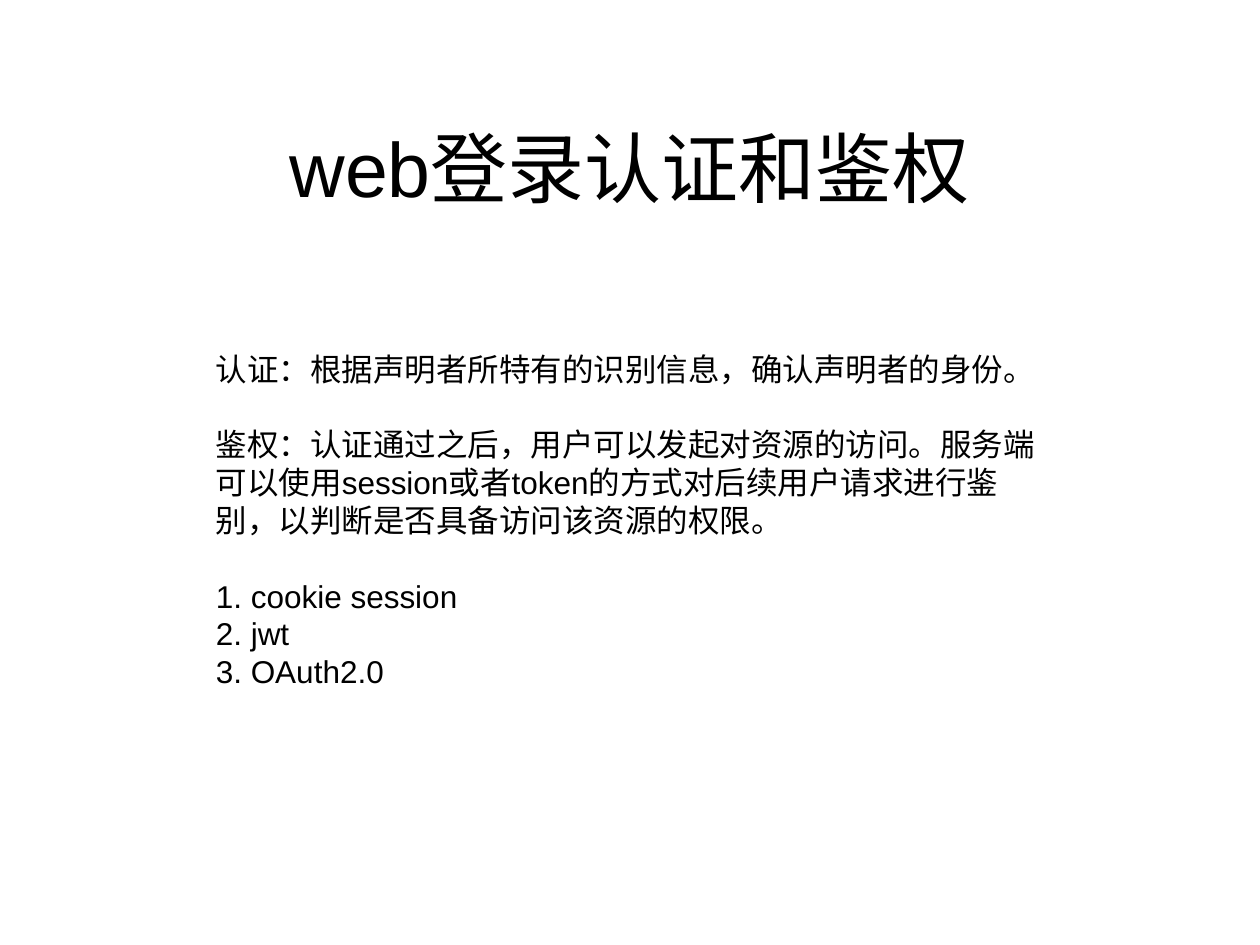
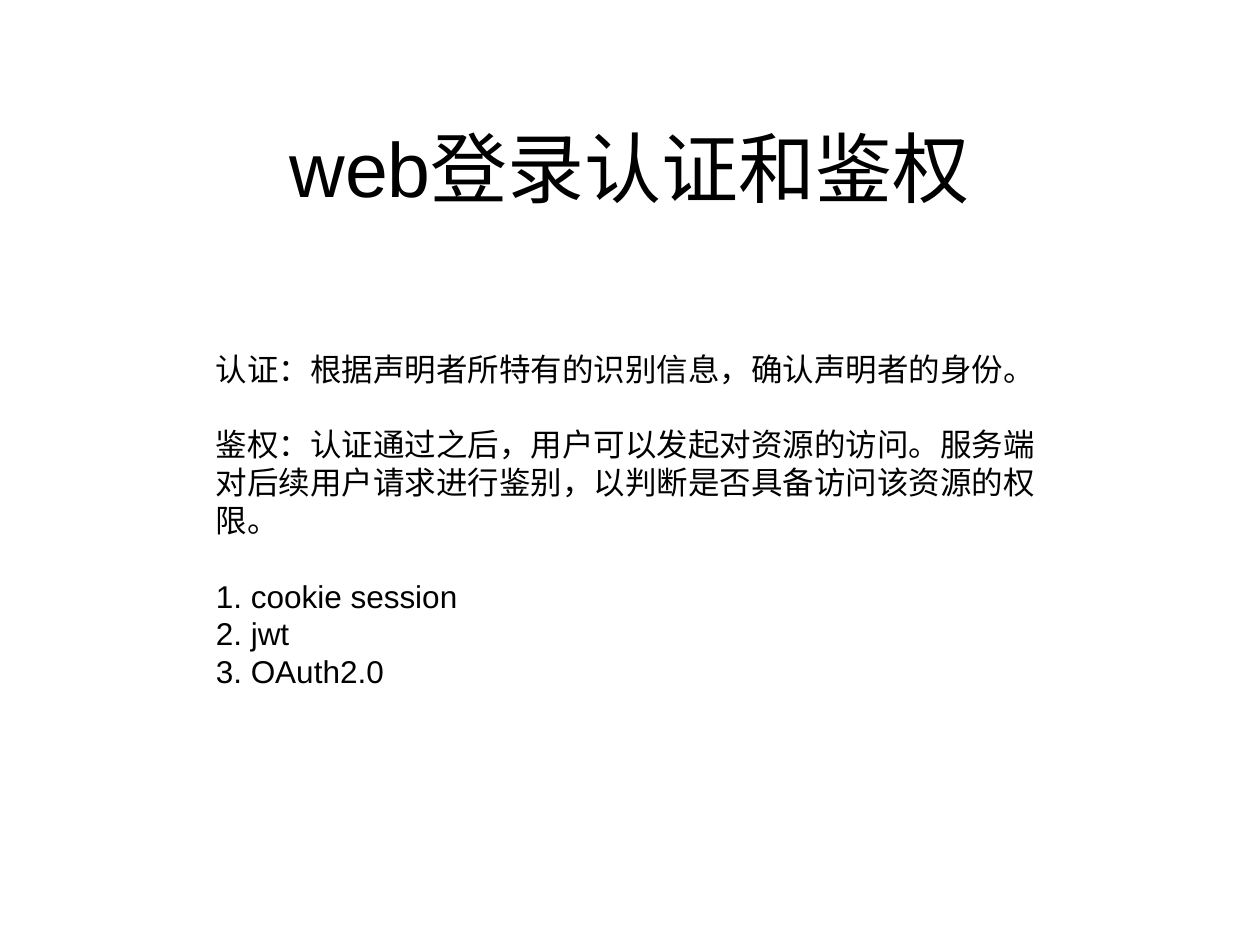
Before and after one commit to liyongjava36/oauth, a slide deck: slide 1 of 123.ppt. Drawn at 1260x945 pixels with LibreOffice and Linux fonts; fonts in the diff are those of the drawing. Boxes give left, top, right and bottom in pixels: in the first picture for what was removed or moved away, otherwise in the second. Text is boxed around its words. In the diff, an @@ line names an element or a change of style, - is before the commit and + after.

```diff
--- a/123.ppt
+++ b/123.ppt
@@ text at (216, 429, 1035, 535): text changed @@
-鉴权：认证通过之后，用户可以发起对资源的访问。服务端可以使用session或者token的方式对后续用户请求进行鉴别，以判断是否具备访问该资源的权限。
+鉴权：认证通过之后，用户可以发起对资源的访问。服务端对后续用户请求进行鉴别，以判断是否具备访问该资源的权限。
```
Also in this commit, not shown: 1 slide added.
